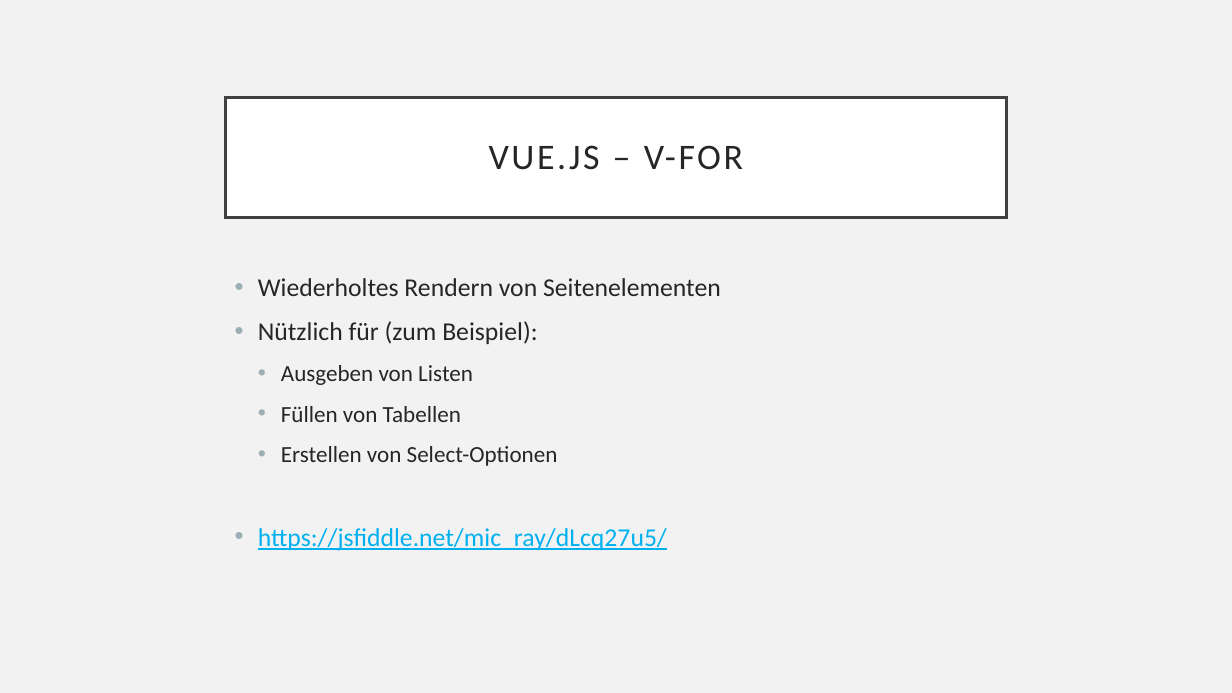
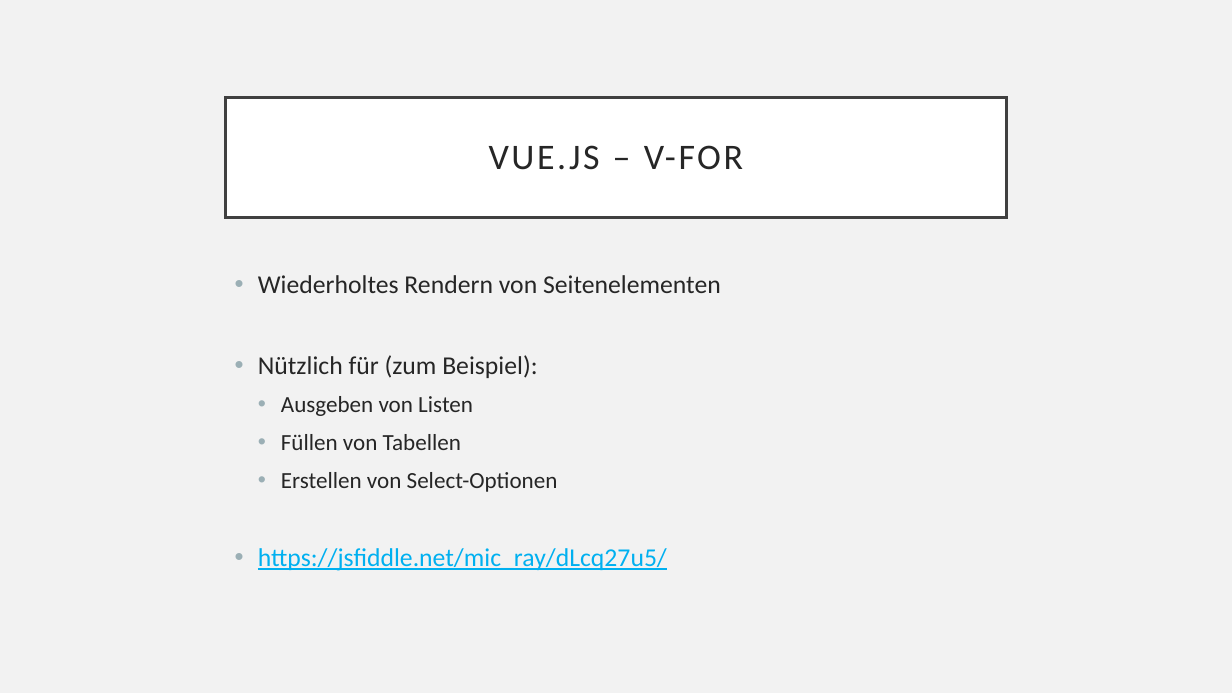
Before and after one commit to mic-ray/base.camp_vue-demo, a slide deck: slide 6 of base.camp - Vue, D3.pptx. Drawn at 1232x693 pixels with LibreOffice and Linux fonts; fonts in the diff are those of the drawing. Boxes give left, top, right and bottom in pixels: in the first picture for what was removed or moved away, otherwise in the second. Text is boxed around its words. In the diff, an @@ line names an element or a change of style, - is before the commit and + after.

```diff
--- a/base.camp - Vue, D3.pptx
+++ b/base.camp - Vue, D3.pptx
@@ text "Wiederholtes Rendern von Seitenelementen" at <box>258,275,721,571</box>: line spacing 1 to 0.9 @@
```
Also in this commit, not shown: 1 other slide changed.
